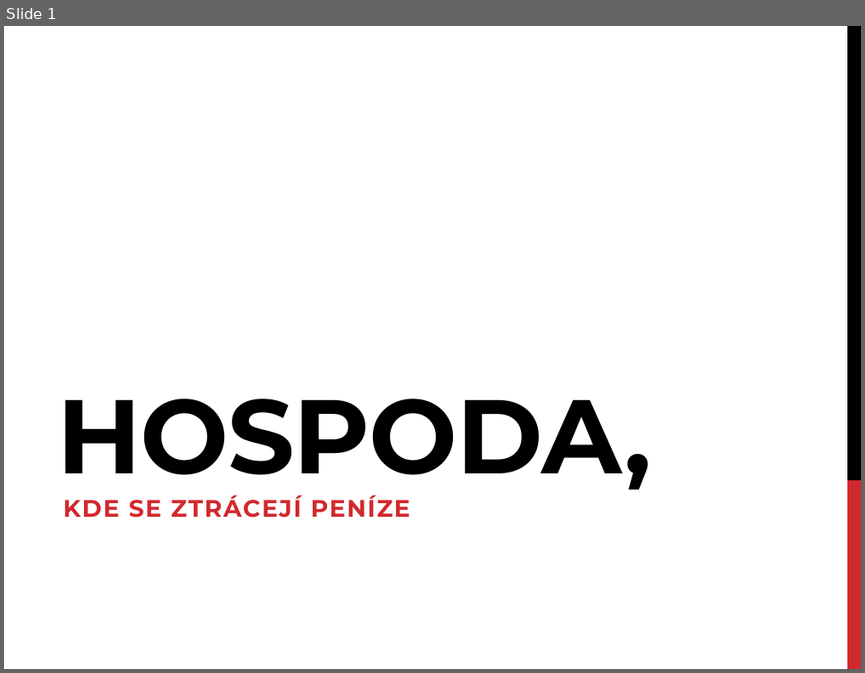
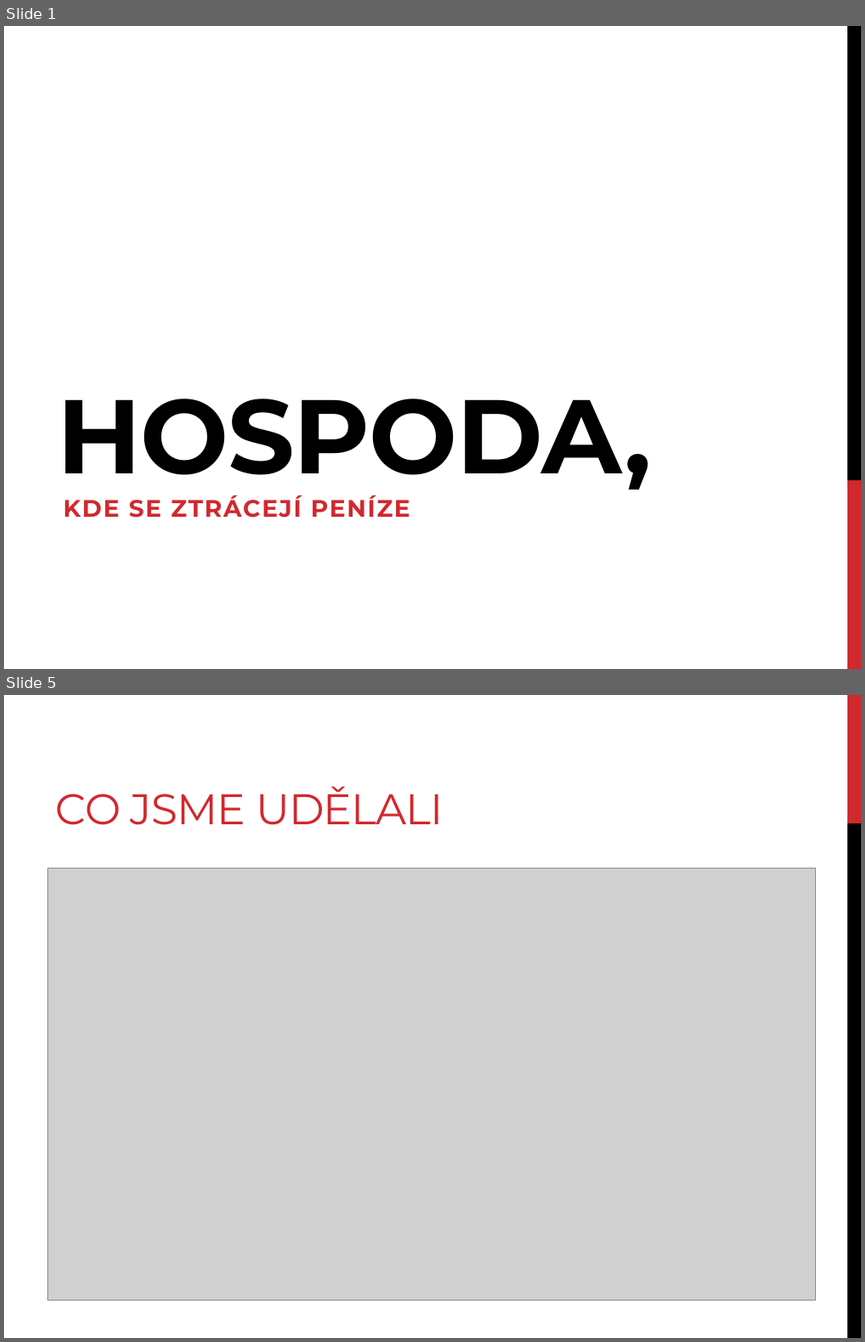
Before and after one commit to KORandi/hospoda, a slide deck: prezentace_z_2_cviceni.pptx. Shown one above the other, each under a label of ours: slide 1 before the commit, slides 1 and 5 after it; the slides between them are not shown. The pictures are 865x673 and 865x1342 pixels, drawn with LibreOffice and Linux fonts; fonts in the diff are those of the drawing; grey boxes stand for pictures. Boxes give left, top, right and bottom in pixels: in the first picture for what was removed or moved away, otherwise in the second. Text is boxed around its words. In the diff, an @@ line names an element or a change of style, - is before the commit and + after.

```diff
--- a/prezentace_z_2_cviceni.pptx
+++ b/prezentace_z_2_cviceni.pptx
@@ slide 5 added at [4,695,861,1338], background #FFFFFF @@
@@ rectangle added at [847,695,861,823], fill #D1282E @@
@@ title added at [55,786,443,825], 36 pt, text #D1282E @@
+CO JSME UDĚLALI
@@ rectangle added at [847,823,861,1338], fill #000000 @@
@@ picture added at [47,868,816,1300] @@
```
Also in this commit, not shown: 7 other slides added, 10 slides removed, 8 other files.
